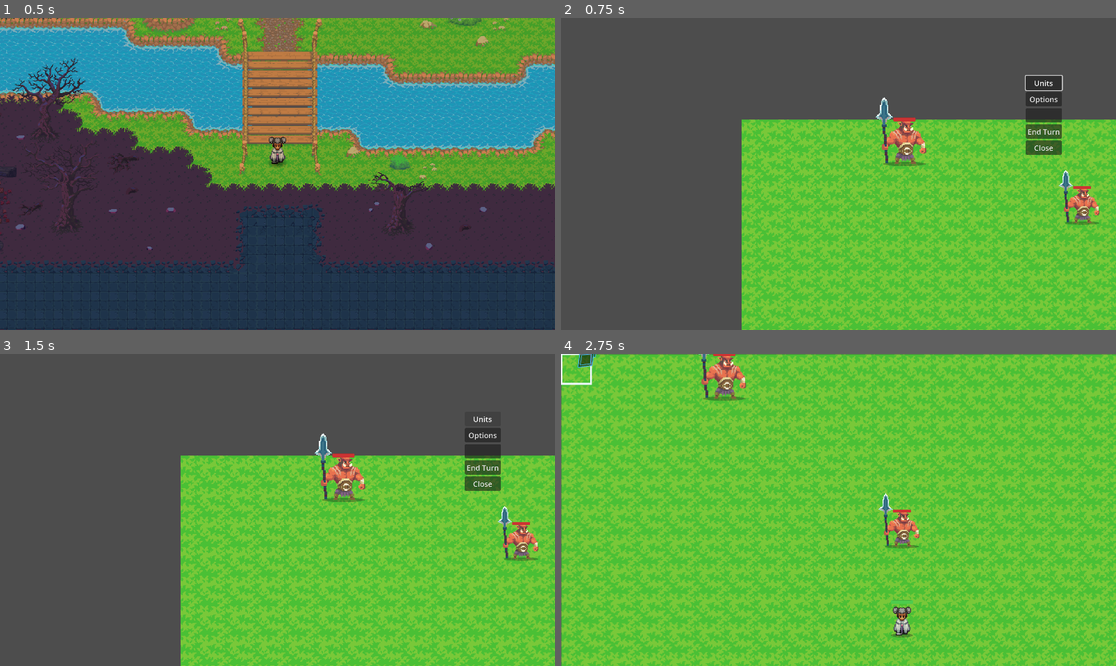
Above: before the commit, frames 1-4 (two rows, left to right).
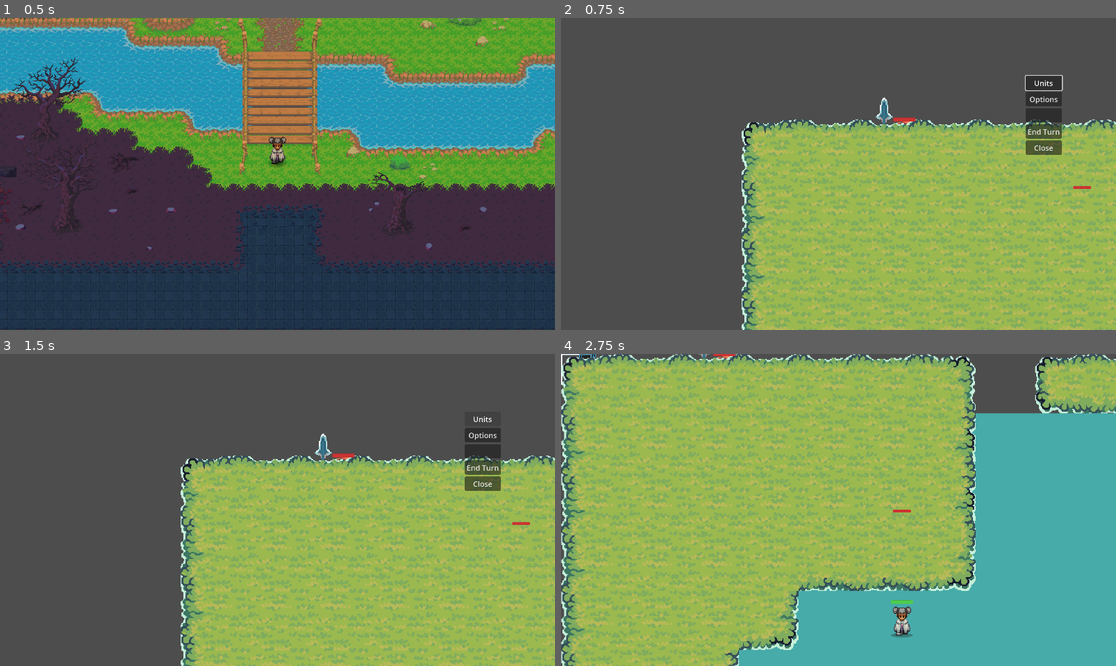
Above: after the commit, the same moments.

Repository: TheKangGaming/bloomblight
Game: Godot game, scene res://scenes/level/game.tscn
The game is run twice, just before and just after one commit, with the same random seed, the same clock (stepped at 60 frames per second) and the same inputs.
Inputs (mouse positions are in pixels of both pictures, inside the frame that each line leads up to):
- Up to frame 1 (0.5 s): no input
- Up to frame 2 (0.75 s): tap Enter (ui_accept) at 0.5 s; move the mouse to (960, 158) at 0.52 s; hold D (right) from 0.53 s (still down); tap C at 0.6 s; click (960, 158) at 0.67 s
- Up to frame 3 (1.5 s): tap Enter (ui_accept) at 0.77 s; release D (right) at 1.25 s; click "Units" at 1.25 s
- Up to frame 4 (2.75 s): click "End Turn" at 2 s

Frame 1 is identical in both runs. In frame 2, 45% of the frame differs, in the area x 32-100%, y 32-100%; in frame 3, 45%; in frame 4, 100%, in the area x 0-100%, y 0-100%.

Commit message:
Testing RNG Maps

Diff:
--- a/GameBoard/GameBoard.gd
+++ b/GameBoard/GameBoard.gd
@@ -35,6 +35,10 @@
 const MAX_VALUE: int = 99999
 
 func _ready() -> void:
+
+	var generator = $"../MapDirector" # Ensure this name matches the node you added!
+	if generator:
+		generator.generate_new_map()
 	_movement_costs = _map.get_movement_costs()
 	_cursor.accept_pressed.connect(_on_Cursor_accept_pressed)
 	_cursor.moved.connect(_on_Cursor_moved)
--- /dev/null
+++ b/GameBoard/MapGenerator.gd
@@ -0,0 +1,60 @@
+class_name MapGenerator
+extends Node
+
+# Export all three layers so we can stack our terrain!
+@export var water_layer: TileMapLayer
+@export var ground_layer: TileMapLayer
+@export var elevated_layer: TileMapLayer
+
+@export var map_width: int = 30
+@export var map_height: int = 20
+
+# Replace these with the exact IDs from your Tiny Swords setup!
+const TERRAIN_SET_ID = 0
+const WATER_ID = 2
+const GRASS_ID = 0
+const ELEVATED_ID = 1
+
+var _noise: FastNoiseLite
+
+func generate_new_map() -> void:
+	if _noise == null:
+		_noise = FastNoiseLite.new()
+		_noise.noise_type = FastNoiseLite.TYPE_PERLIN
+		_noise.frequency = 0.1 # Very smooth, natural coastlines
+
+	_noise.seed = randi()
+
+	# 1. Clear previous map data
+	water_layer.clear()
+	ground_layer.clear()
+	elevated_layer.clear()
+
+	var water_cells: Array[Vector2i] = []
+	var grass_cells: Array[Vector2i] = []
+	var elevated_cells: Array[Vector2i] = []
+
+	# 2. Read the noise map
+	for x in range(map_width):
+		for y in range(map_height):
+			var cell = Vector2i(x, y)
+			var noise_val = _noise.get_noise_2d(x, y)
+
+			# EVERY tile gets water underneath it as a safe baseline!
+			water_cells.append(cell)
+
+			# 3. Sort the heights
+			if noise_val > -0.15:
+				# It's high enough to be an island!
+				grass_cells.append(cell)
+
+				if noise_val > 0.25:
+					# It's REALLY high, build a mountain/plateau here!
+					elevated_cells.append(cell)
+
+	# 4. Paint the layers from bottom to top!
+	water_layer.set_cells_terrain_connect(water_cells, TERRAIN_SET_ID, WATER_ID)
+	ground_layer.set_cells_terrain_connect(grass_cells, TERRAIN_SET_ID, GRASS_ID)
+	elevated_layer.set_cells_terrain_connect(elevated_cells, TERRAIN_SET_ID, ELEVATED_ID)
+
+	print("3D Map Generation Complete!")
--- a/scenes/level/CombatMap_1.tscn
+++ b/scenes/level/CombatMap_1.tscn
@@ -12,6 +12,9 @@
 [ext_resource type="PackedScene" uid="uid://bthnr54dgwlh2" path="res://Units/savannah.tscn" id="10_wkw2y"]
 [ext_resource type="PackedScene" uid="uid://cjkgbivtnlgno" path="res://Units/orc.tscn" id="11_qga0l"]
 [ext_resource type="AudioStream" uid="uid://b33052oyr1adr" path="res://audio/Music_Morningconflict.wav" id="12_qga0l"]
+[ext_resource type="Script" uid="uid://nd7u3c8y1uhy" path="res://GameBoard/MapGenerator.gd" id="13_sfjbq"]
+[ext_resource type="Texture2D" uid="uid://b45wannp1vu75" path="res://graphics/TinySwords/Terrain/Tileset/Tilemap_color1.png" id="14_2qf2x"]
+[ext_resource type="Texture2D" uid="uid://dd36nah5rhdm6" path="res://graphics/TinySwords/Terrain/Tileset/Water Background color.png" id="15_d3c05"]
 
 [sub_resource type="TileSetAtlasSource" id="TileSetAtlasSource_d5mw3"]
 texture = ExtResource("5_hgyof")
@@ -84,6 +87,252 @@
 terrain_set_0/terrain_0/color = Color(0.5, 0.34375, 0.25, 1)
 sources/0 = SubResource("TileSetAtlasSource_gh08p")
 
+[sub_resource type="TileSetAtlasSource" id="TileSetAtlasSource_mhctg"]
+texture = ExtResource("14_2qf2x")
+texture_region_size = Vector2i(64, 64)
+0:0/0 = 0
+0:0/0/terrain_set = 0
+0:0/0/terrain = 0
+0:0/0/terrains_peering_bit/right_side = 0
+0:0/0/terrains_peering_bit/bottom_right_corner = 0
+0:0/0/terrains_peering_bit/bottom_side = 0
+1:0/0 = 0
+1:0/0/terrain_set = 0
+1:0/0/terrain = 0
+1:0/0/terrains_peering_bit/right_side = 0
+1:0/0/terrains_peering_bit/bottom_right_corner = 0
+1:0/0/terrains_peering_bit/bottom_side = 0
+1:0/0/terrains_peering_bit/bottom_left_corner = 0
+1:0/0/terrains_peering_bit/left_side = 0
+2:0/0 = 0
+2:0/0/terrain_set = 0
+2:0/0/terrain = 0
+2:0/0/terrains_peering_bit/bottom_side = 0
+2:0/0/terrains_peering_bit/bottom_left_corner = 0
+2:0/0/terrains_peering_bit/left_side = 0
+3:0/0 = 0
+3:0/0/terrain_set = 0
+3:0/0/terrain = 0
+3:0/0/terrains_peering_bit/bottom_side = 0
+5:0/0 = 0
+5:0/0/terrain_set = 0
+5:0/0/terrain = 1
+5:0/0/terrains_peering_bit/right_side = 1
+5:0/0/terrains_peering_bit/bottom_right_corner = 1
+5:0/0/terrains_peering_bit/bottom_side = 1
+6:0/0 = 0
+6:0/0/terrain_set = 0
+6:0/0/terrain = 1
+6:0/0/terrains_peering_bit/right_side = 1
+6:0/0/terrains_peering_bit/bottom_right_corner = 1
+6:0/0/terrains_peering_bit/bottom_side = 1
+6:0/0/terrains_peering_bit/bottom_left_corner = 1
+6:0/0/terrains_peering_bit/left_side = 1
+7:0/0 = 0
+7:0/0/terrain_set = 0
+7:0/0/terrain = 1
+7:0/0/terrains_peering_bit/bottom_side = 1
+7:0/0/terrains_peering_bit/bottom_left_corner = 1
+7:0/0/terrains_peering_bit/left_side = 1
+8:0/0 = 0
+8:0/0/terrain_set = 0
+0:1/0 = 0
+0:1/0/terrain_set = 0
+0:1/0/terrain = 0
+0:1/0/terrains_peering_bit/right_side = 0
+0:1/0/terrains_peering_bit/bottom_right_corner = 0
+0:1/0/terrains_peering_bit/bottom_side = 0
+0:1/0/terrains_peering_bit/top_side = 0
+0:1/0/terrains_peering_bit/top_right_corner = 0
+1:1/0 = 0
+1:1/0/terrain_set = 0
+1:1/0/terrain = 0
+1:1/0/terrains_peering_bit/right_side = 0
+1:1/0/terrains_peering_bit/bottom_right_corner = 0
+1:1/0/terrains_peering_bit/bottom_side = 0
+1:1/0/terrains_peering_bit/bottom_left_corner = 0
+1:1/0/terrains_peering_bit/left_side = 0
+1:1/0/terrains_peering_bit/top_left_corner = 0
+1:1/0/terrains_peering_bit/top_side = 0
+1:1/0/terrains_peering_bit/top_right_corner = 0
+2:1/0 = 0
+2:1/0/terrain_set = 0
+2:1/0/terrain = 0
+2:1/0/terrains_peering_bit/bottom_side = 0
+2:1/0/terrains_peering_bit/bottom_left_corner = 0
+2:1/0/terrains_peering_bit/left_side = 0
+2:1/0/terrains_peering_bit/top_left_corner = 0
+2:1/0/terrains_peering_bit/top_side = 0
+3:1/0 = 0
+3:1/0/terrain_set = 0
+3:1/0/terrain = 0
+3:1/0/terrains_peering_bit/bottom_side = 0
+3:1/0/terrains_peering_bit/top_side = 0
+5:1/0 = 0
+5:1/0/terrain_set = 0
+5:1/0/terrain = 1
+5:1/0/terrains_peering_bit/right_side = 1
+5:1/0/terrains_peering_bit/bottom_right_corner = 1
+5:1/0/terrains_peering_bit/bottom_side = 1
+5:1/0/terrains_peering_bit/top_side = 1
+5:1/0/terrains_peering_bit/top_right_corner = 1
+6:1/0 = 0
+6:1/0/terrain_set = 0
+6:1/0/terrain = 1
+6:1/0/terrains_peering_bit/right_side = 1
+6:1/0/terrains_peering_bit/bottom_right_corner = 1
+6:1/0/terrains_peering_bit/bottom_side = 1
+6:1/0/terrains_peering_bit/bottom_left_corner = 1
+6:1/0/terrains_peering_bit/left_side = 1
+6:1/0/terrains_peering_bit/top_left_corner = 1
+6:1/0/terrains_peering_bit/top_side = 1
+6:1/0/terrains_peering_bit/top_right_corner = 1
+7:1/0 = 0
+7:1/0/terrain_set = 0
+7:1/0/terrain = 1
+7:1/0/terrains_peering_bit/bottom_side = 1
+7:1/0/terrains_peering_bit/bottom_left_corner = 1
+7:1/0/terrains_peering_bit/left_side = 1
+7:1/0/terrains_peering_bit/top_left_corner = 1
+7:1/0/terrains_peering_bit/top_side = 1
+8:1/0 = 0
+8:1/0/terrain_set = 0
+0:2/0 = 0
+0:2/0/terrain_set = 0
+0:2/0/terrain = 0
+0:2/0/terrains_peering_bit/right_side = 0
+0:2/0/terrains_peering_bit/top_side = 0
+0:2/0/terrains_peering_bit/top_right_corner = 0
+1:2/0 = 0
+1:2/0/terrain_set = 0
+1:2/0/terrain = 0
+1:2/0/terrains_peering_bit/right_side = 0
+1:2/0/terrains_peering_bit/left_side = 0
+1:2/0/terrains_peering_bit/top_left_corner = 0
+1:2/0/terrains_peering_bit/top_side = 0
+1:2/0/terrains_peering_bit/top_right_corner = 0
+2:2/0 = 0
+2:2/0/terrain_set = 0
+2:2/0/terrain = 0
+2:2/0/terrains_peering_bit/left_side = 0
+2:2/0/terrains_peering_bit/top_left_corner = 0
+2:2/0/terrains_peering_bit/top_side = 0
+3:2/0 = 0
+3:2/0/terrain_set = 0
+3:2/0/terrain = 0
+3:2/0/terrains_peering_bit/top_side = 0
+5:2/0 = 0
+5:2/0/terrain_set = 0
+6:2/0 = 0
+6:2/0/terrain_set = 0
+7:2/0 = 0
+7:2/0/terrain_set = 0
+8:2/0 = 0
+8:2/0/terrain_set = 0
+0:3/0 = 0
+0:3/0/terrain_set = 0
+0:3/0/terrain = 0
+0:3/0/terrains_peering_bit/right_side = 0
+1:3/0 = 0
+1:3/0/terrain_set = 0
+1:3/0/terrain = 0
+1:3/0/terrains_peering_bit/right_side = 0
+1:3/0/terrains_peering_bit/left_side = 0
+2:3/0 = 0
+2:3/0/terrain_set = 0
+2:3/0/terrain = 0
+2:3/0/terrains_peering_bit/left_side = 0
+3:3/0 = 0
+3:3/0/terrain_set = 0
+3:3/0/terrain = 0
+5:3/0 = 0
+5:3/0/terrain_set = 0
+5:3/0/terrain = 1
+5:3/0/terrains_peering_bit/right_side = 1
+5:3/0/terrains_peering_bit/bottom_right_corner = 1
+5:3/0/terrains_peering_bit/bottom_side = 1
+5:3/0/terrains_peering_bit/top_side = 1
+5:3/0/terrains_peering_bit/top_right_corner = 1
+6:3/0 = 0
+6:3/0/terrain_set = 0
+6:3/0/terrain = 1
+6:3/0/terrains_peering_bit/right_side = 1
+6:3/0/terrains_peering_bit/bottom_right_corner = 1
+6:3/0/terrains_peering_bit/bottom_side = 1
+6:3/0/terrains_peering_bit/bottom_left_corner = 1
+6:3/0/terrains_peering_bit/left_side = 1
+7:3/0 = 0
+7:3/0/terrain_set = 0
+7:3/0/terrain = 1
+7:3/0/terrains_peering_bit/bottom_side = 1
+7:3/0/terrains_peering_bit/bottom_left_corner = 1
+7:3/0/terrains_peering_bit/left_side = 1
+7:3/0/terrains_peering_bit/top_left_corner = 1
+7:3/0/terrains_peering_bit/top_side = 1
+8:3/0 = 0
+8:3/0/terrain_set = 0
+0:4/0 = 0
+3:4/0 = 0
+5:4/0 = 0
+5:4/0/terrain_set = 0
+5:4/0/terrain = 1
+5:4/0/terrains_peering_bit/right_side = 1
+5:4/0/terrains_peering_bit/top_side = 1
+5:4/0/terrains_peering_bit/top_right_corner = 1
+6:4/0 = 0
+6:4/0/terrain_set = 0
+6:4/0/terrain = 1
+6:4/0/terrains_peering_bit/right_side = 1
+6:4/0/terrains_peering_bit/left_side = 1
+6:4/0/terrains_peering_bit/top_left_corner = 1
+6:4/0/terrains_peering_bit/top_side = 1
+6:4/0/terrains_peering_bit/top_right_corner = 1
+7:4/0 = 0
+7:4/0/terrain_set = 0
+7:4/0/terrain = 1
+7:4/0/terrains_peering_bit/left_side = 1
+7:4/0/terrains_peering_bit/top_left_corner = 1
+7:4/0/terrains_peering_bit/top_side = 1
+8:4/0 = 0
+8:4/0/terrain_set = 0
+0:5/0 = 0
+3:5/0 = 0
+5:5/0 = 0
+5:5/0/terrain_set = 0
+6:5/0 = 0
+6:5/0/terrain_set = 0
+7:5/0 = 0
+7:5/0/terrain_set = 0
+8:5/0 = 0
+8:5/0/terrain_set = 0
+
+[sub_resource type="TileSetAtlasSource" id="TileSetAtlasSource_42768"]
+texture = ExtResource("15_d3c05")
+texture_region_size = Vector2i(64, 64)
+0:0/0 = 0
+0:0/0/terrain_set = 0
+0:0/0/terrain = 2
+0:0/0/terrains_peering_bit/right_side = 2
+0:0/0/terrains_peering_bit/bottom_right_corner = 2
+0:0/0/terrains_peering_bit/bottom_side = 2
+0:0/0/terrains_peering_bit/bottom_left_corner = 2
+0:0/0/terrains_peering_bit/left_side = 2
+0:0/0/terrains_peering_bit/top_left_corner = 2
+0:0/0/terrains_peering_bit/top_side = 2
+0:0/0/terrains_peering_bit/top_right_corner = 2
+
+[sub_resource type="TileSet" id="TileSet_vtv1r"]
+tile_size = Vector2i(64, 64)
+terrain_set_0/mode = 0
+terrain_set_0/terrain_0/name = "Flat Ground"
+terrain_set_0/terrain_0/color = Color(0.6722268, 3.2247604e-05, 0.5077795, 1)
+terrain_set_0/terrain_1/name = "Elevated Ground"
+terrain_set_0/terrain_1/color = Color(0.5, 0.4375, 0.25, 1)
+terrain_set_0/terrain_2/name = "Water"
+terrain_set_0/terrain_2/color = Color(8.6057786e-05, 0.34259903, 0.9760538, 1)
+sources/0 = SubResource("TileSetAtlasSource_mhctg")
+sources/1 = SubResource("TileSetAtlasSource_42768")
+
 [node name="Node2D" type="Node2D" unique_id=715923779]
 metadata/_edit_vertical_guides_ = [768.0]
 metadata/_edit_horizontal_guides_ = [352.0]
@@ -94,6 +343,7 @@
 metadata/_custom_type_script = "uid://bp5i3aj61nror"
 
 [node name="Map" type="TileMapLayer" parent="GameBoard" unique_id=281735625]
+visible = false
 use_parent_material = true
 tile_map_data = PackedByteArray("AAAQAAAAAgAVAAIAAAARAAAAAgAVAAIAAAAQAAEAAgAVAAIAAAARAAEAAgAVAAIAAAAQAAIAAgAVAAIAAAARAA …(4144 unchanged characters)…
 tile_set = ExtResource("1_xlj5a")
@@ -138,3 +388,20 @@
 stream = ExtResource("12_qga0l")
 volume_db = -15.0
 autoplay = true
+
+[node name="MapDirector" type="Node" parent="." unique_id=1086377815 node_paths=PackedStringArray("water_layer", "ground_layer", "elevated_layer")]
+script = ExtResource("13_sfjbq")
+water_layer = NodePath("../Water_Layer")
+ground_layer = NodePath("../Ground_Layer")
+elevated_layer = NodePath("../Elevated_Layer")
+
+[node name="Ground_Layer" type="TileMapLayer" parent="." unique_id=744419462]
+tile_set = SubResource("TileSet_vtv1r")
+
+[node name="Elevated_Layer" type="TileMapLayer" parent="." unique_id=1526227229]
+z_index = 1
+tile_set = SubResource("TileSet_vtv1r")
+
+[node name="Water_Layer" type="TileMapLayer" parent="." unique_id=726337511]
+z_index = -1
+tile_set = SubResource("TileSet_vtv1r")
--- /dev/null
+++ b/scenes/level/map_director.gd
@@ -0,0 +1,11 @@
+extends Node2D
+
+
+# Called when the node enters the scene tree for the first time.
+func _ready() -> void:
+	pass # Replace with function body.
+
+
+# Called every frame. 'delta' is the elapsed time since the previous frame.
+func _process(delta: float) -> void:
+	pass
Not shown, added: GameBoard/MapGenerator.gd.uid
Binary file added: graphics/TinySwords/Decorations/Bushes/Bushe1.png
Not shown, added: graphics/TinySwords/Decorations/Bushes/Bushe1.png.import
Binary file added: graphics/TinySwords/Decorations/Bushes/Bushe2.png
Not shown, added: graphics/TinySwords/Decorations/Bushes/Bushe2.png.import
Binary file added: graphics/TinySwords/Decorations/Bushes/Bushe3.png
Not shown, added: graphics/TinySwords/Decorations/Bushes/Bushe3.png.import
Binary file added: graphics/TinySwords/Decorations/Bushes/Bushe4.png
Not shown, added: graphics/TinySwords/Decorations/Bushes/Bushe4.png.import
Binary file added: graphics/TinySwords/Decorations/Bushes/Bushes.aseprite
Binary file added: graphics/TinySwords/Decorations/Clouds/Clouds.aseprite
Binary file added: graphics/TinySwords/Decorations/Clouds/Clouds_01.png
(and 129 more such lines)
